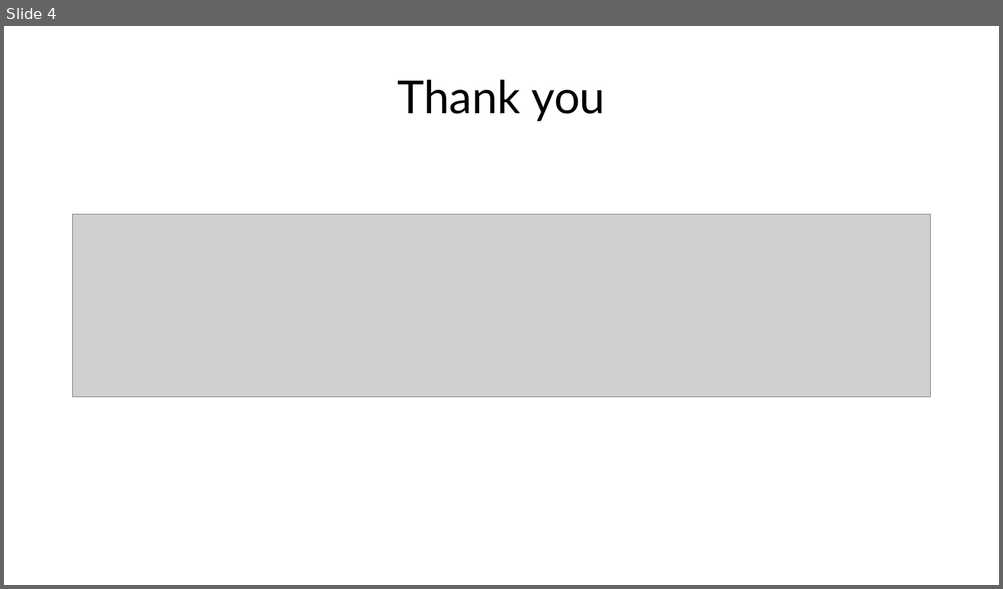
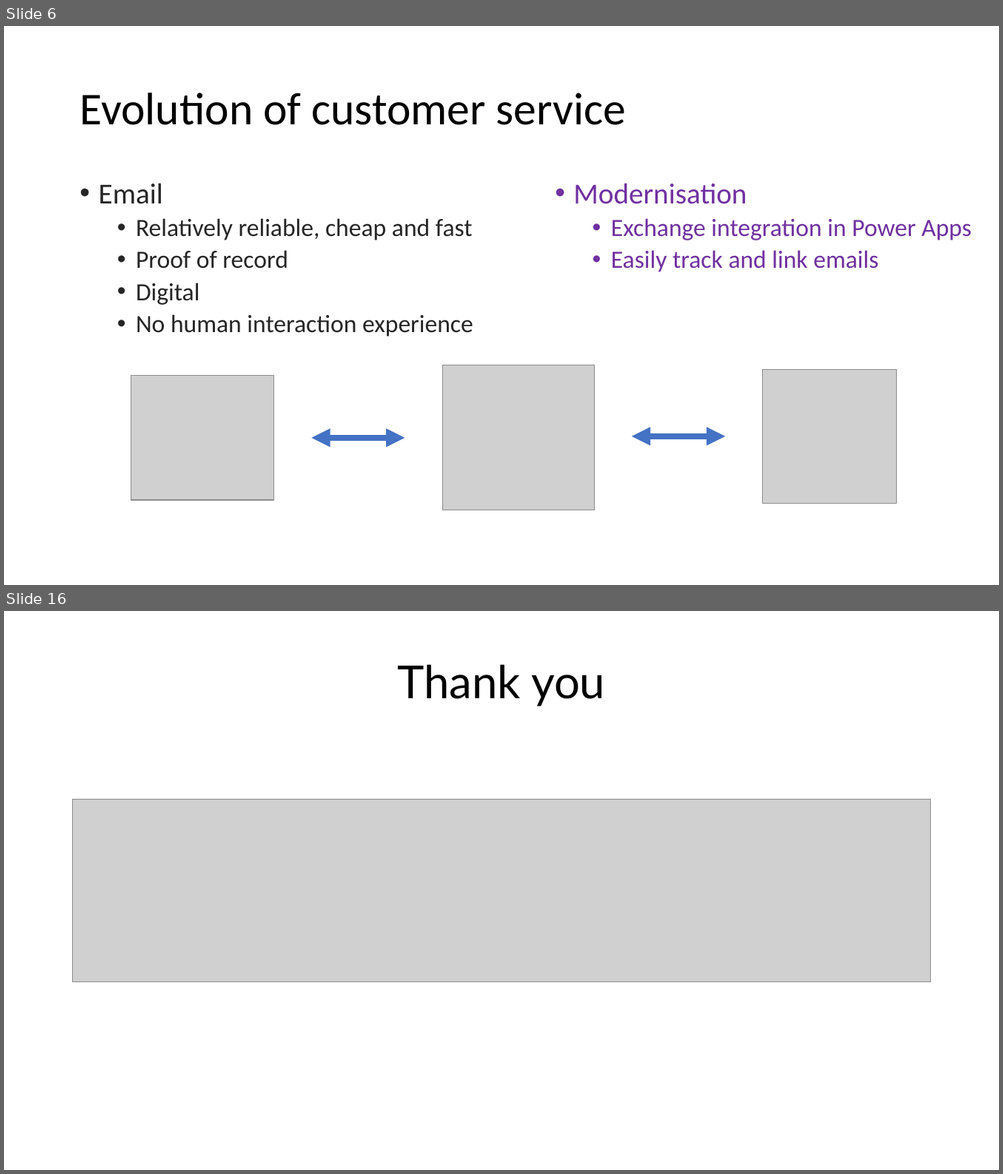
Before and after one commit to ramimounla/GlobalPowerPlatformBootcamp, a slide deck: Slides/Aung Khaing - Serve your customers using power virtual agents - 300 GPPB Wellington.pptx. Shown one above the other, each under a label of ours: slide 4 before the commit, slides 6 and 16 after it; the slides between them are not shown. The pictures are 1003x589 and 1003x1174 pixels, drawn with LibreOffice and Linux fonts; fonts in the diff are those of the drawing; grey boxes stand for pictures; background and template pictures are left out. Boxes give left, top, right and bottom in pixels: in the first picture for what was removed or moved away, otherwise in the second. Text is boxed around its words. In the diff, an @@ line names an element or a change of style, - is before the commit and + after.

```diff
--- a/Slides/Aung Khaing - Serve your customers using power virtual agents - 300 GPPB Wellington.pptx
+++ b/Slides/Aung Khaing - Serve your customers using power virtual agents - 300 GPPB Wellington.pptx
@@ slide 6 added at bbox=[4, 26, 999, 585], background picture (left out) @@
@@ title added at bbox=[79, 93, 626, 125], 44 pt, text #000000 @@
+Evolution of customer service
@@ text added at bbox=[99, 183, 473, 337], 24 pt, text #262626 @@
+• Email
+  • Relatively reliable, cheap and fast
+  • Proof of record
+  • Digital
+  • No human interaction experience
@@ text added at bbox=[573, 183, 971, 272], 24 pt, text #7030A0 @@
+• Modernisation
+  • Exchange integration in Power Apps
+  • Easily track and link emails
@@ picture added at bbox=[131, 376, 274, 500] @@
@@ picture added at bbox=[442, 366, 595, 510] @@
@@ picture added at bbox=[762, 370, 896, 503] @@
@@ double arrow added from (311, 438) to (404, 438), #4472C4 6 pt @@
@@ double arrow added from (632, 437) to (725, 437), #4472C4 6 pt @@
@@ what was slide 4 is now slide 16 @@
```
Also in this commit, not shown: 1 slide changed, 13 other slides added, 2 slides removed.
